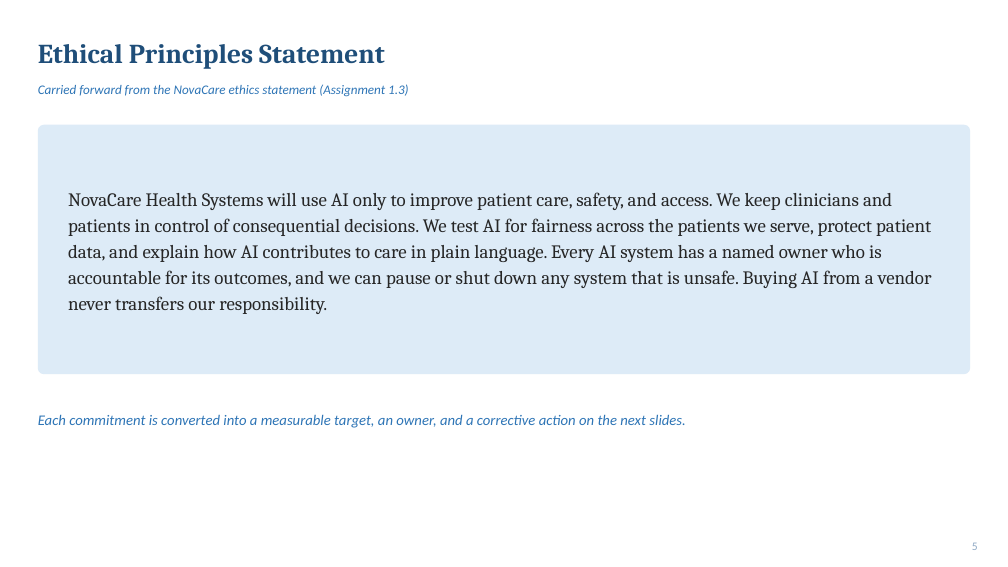
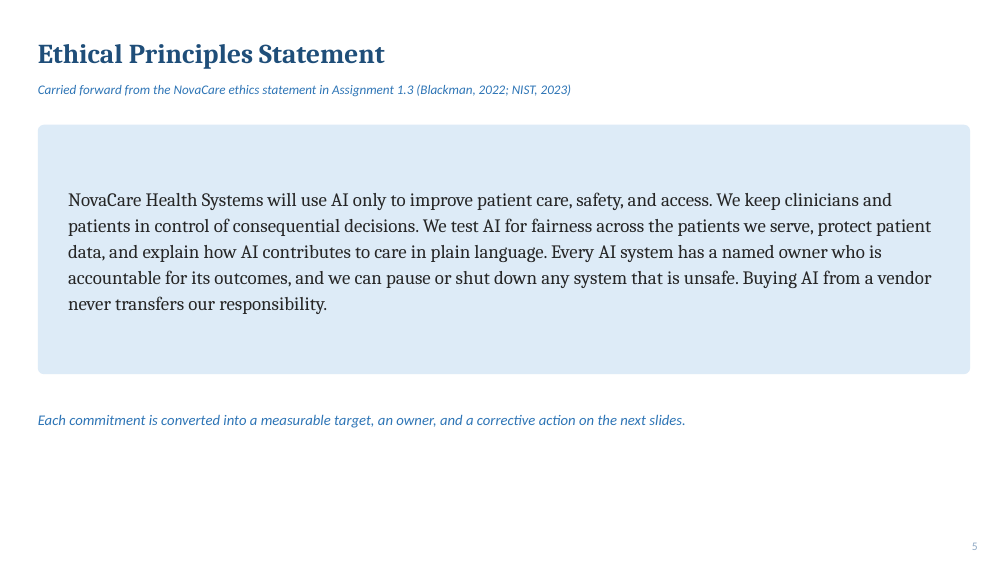
Before and after one commit to arshi-khan1203/arshi-khan1203.github.io, a slide deck: slide 5 of decks/6.5_Final_RAI_Framework.pptx. Drawn at 1008x567 pixels with LibreOffice and Linux fonts; fonts in the diff are those of the drawing. Boxes give left, top, right and bottom in pixels: in the first picture for what was removed or moved away, otherwise in the second. Text is boxed around its words. In the diff, an @@ line names an element or a change of style, - is before the commit and + after.

```diff
--- a/decks/6.5_Final_RAI_Framework.pptx
+++ b/decks/6.5_Final_RAI_Framework.pptx
@@ text at (x1=38, y1=84, x2=572, y2=97): text changed @@
-Carried forward from the NovaCare ethics statement (Assignment 1.3)
+Carried forward from the NovaCare ethics statement in Assignment 1.3 (Blackman, 2022; NIST, 2023)
```
Also in this commit, not shown: 18 other slides changed, 1 other file.
